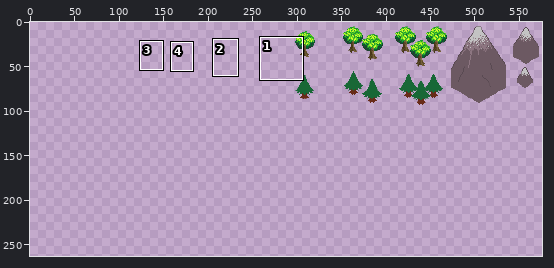
File history of a sprite sheet, data/sprites/feature.png. The first picture is a wide view before the edit; the outline marks the close-up.
Close-up. The starting point:
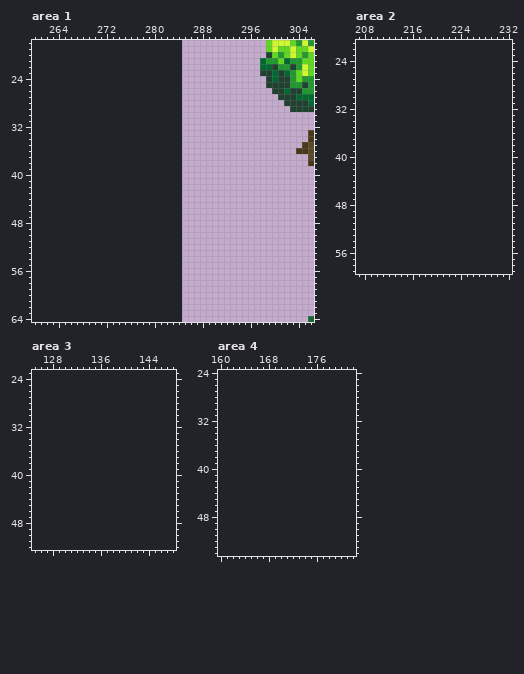
The file is 454x185 pixels. Shown: area 1: x 260..306, y 18..64; area 2: x 207..232, y 21..59; area 3: x 125..148, y 23..52; area 4: x 160..182, y 24..54. The old version is drawn lined up with the new one, on the new canvas. The wide view leaves out empty margins. The commit also changed other parts of the picture, which this record leaves out.
The result:
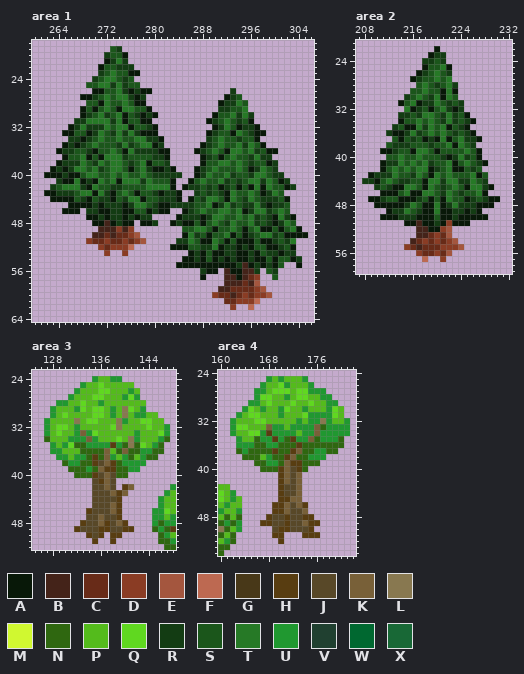
Palette (. is transparent): A #081808  B #442319  C #682b18  D #8a3c24  E #a4563e  F #bd6951  G #483818  H #583d11  J #584828  K #786038  L #887850  M #d0f830  N #2f6710  P #54bb1c  Q #60d820  R #133c13  S #1b561b  T #267926  U #209830  V #204030  W #006830  X #186836
Diff:
canvas 454x185 -> 576x379, the old top-left corner now at 285,-19 (the part of the old canvas that was cut away was empty and is not shown)
Area 1:
y 18: x 299..306 QMMMQUMU -> ........
y 19: x 273..274 .. -> SR; x 299..306 QMQQMQQM -> ........
y 20: x 272..275 .... -> RSSA; x 299..306 VQUQMQUQ -> ........
y 21: x 272..275 .... -> ARTR; x 298..306 WUUQWUUQQ -> .........
y 22: x 271..276 ...... -> ASSRRR; x 298..306 WWVUUVUMQ -> .........
y 23: x 271..277 ....... -> RSTSSAA; x 298..306 VVWVWUQMQ -> .........
y 24: x 270..276 ....... -> RSTTSRS; x 299..306 VWVVUQUU -> ........
y 25: x 269..277 ......... -> SSTTRTRSS; x 299..306 VVVVUUVU -> ........
y 26: x 270..279 .......... -> AASSTRARAA; x 293 . -> R; x 300..306 VVWVVUU -> .......
y 27: x 268..278 ........... -> AARSTSTTRAR; x 292..294 ... -> ARS; x 301..306 VVVWWW -> ......
y 28: x 269..278 .......... -> SSATSSTSAA; x 291..295 ..... -> ARRTS; x 302..306 VVVVW -> .....
y 29: x 268..279 ............ -> ASASTSATTSSA; x 291..295 ..... -> RRSST; x 303..306 VVVV -> ....
y 30: x 268..280 ............. -> ARSTRSTASRARA; x 290..296 ....... -> ASSTRTR
y 31: x 267..279 ............. -> RRTTTTRTASSAA; x 289..296 ........ -> ARSTSRSA
y 32: x 266..280 ............... -> ARTRRRTSTTASSRA; x 290..297 ........ -> ARTSARRA
y 33: x 265..280 ................ -> AASSARTSRTRTRAAA; x 289..298 .......... -> ARSSATSRAA; x 306 G -> .
y 34: x 266..281 ................ -> RRARSTSSTSSTTRRA; x 289..297 ......... -> RSTSSRSSA; x 306 G -> .
y 35: x 265..281 ................. -> ARARSTSSSRTRSTTAR; x 288..298 ........... -> ARSTSSTRTSA; x 305..306 GJ -> ..
y 36: x 264..282 ................... -> ARRSSRASSTSATRRRRAA; x 287..300 .............. -> ARSTSATTSTRSAA; x 304..306 GGJ -> ...
y 37: x 265..282 .................. -> ASSTASATTTRSSSSRRA; x 288..299 ............ -> ARSASTSSRTRR; x 306 J -> .
y 38: x 264..282 ................... -> ARRRTSRTSTTSRSTASSR; x 288..300 ............. -> ASSTTSTSRSSAR; x 306 G -> .
y 39: x 263..283 ..................... -> ARARTTSTRSTTSASTRAARA; x 287..300 .............. -> ARSTSSSTSARTSR
y 40: x 262..284 ....................... -> AAARAASTTSSTSTSSTSRRRRR; x 287..301 ............... -> ARTSSTRSSRTTSRR
y 41: x 264..283 .................... -> RAATARATSTATTTRTSSSA; x 286..302 ................. -> ASTSSTRSRSTTRTSAR
y 42: x 263..283 ..................... -> RSTTTRATSSRRSSSSTTTTA; x 285..303 ................... -> ARRSRSARSASATATSSAR
y 43: x 262..284 ....................... -> AARRRSTTATRASTSASSRARRA; x 287..301 ............... -> RSRSRATSSTSARTS
y 44: x 263..284 ...................... -> AAAASRASRRASRTTASSRRRA; x 286..302 ................. -> ASRTTSATSRTSRRRSA
y 45: x 266..302 ..................................... -> AAAARARRRARTTSRAARRRRSSTARTRSRRTRARRS
y 46: x 265..267 ... -> AAA; x 269..282 .............. -> RRAARRAASSARAA; x 285..302 .................. -> ARSTSSTTSTARTTRSTS
y 47: x 269..279 ........... -> AARARRARARR; x 284..303 .................... -> ARRRARTTSSTSTRSRATRA
y 48: x 270..276 ....... -> AABARAA; x 278..280 ... -> AAR; x 283..303 ..................... -> ARAASASTSRTSSTRSRARTS
y 49: x 271..276 ...... -> BBBDBD; x 285..304 .................... -> SSTTSASSTSASTAASASTA
y 50: x 270..277 ........ -> BBCBCCDE; x 285..305 ..................... -> ATRSASSTASARSTTRSAAAA
y 51: x 269..278 .......... -> DCCDCCDCDE; x 284..303 .................... -> RRTSAATSASAAASAARSRT
y 52: x 271..276 ...... -> DCDDDF; x 283..303 ..................... -> AAASSRRTARRARASSAARSA
y 53: x 272 . -> D; x 275 . -> D; x 286..303 .................. -> ARASAARRAARASRRARR
y 54: x 285..304 .................... -> AARASARARAARAASASSAR
y 55: x 284..301 .................. -> AAAAAAAAAARBARARAS; x 304 . -> A
y 56: x 288..290 ... -> RAA; x 292..297 ...... -> BAABBR; x 299..300 .. -> SR
y 57: x 288 . -> A; x 292..297 ...... -> BBABCD; x 300 . -> S
y 58: x 292..297 ...... -> BBBCBE
y 59: x 291..298 ........ -> BBCCCCDE
y 60: x 290..299 .......... -> DCCBCDCDDE
y 61: x 292..297 ...... -> CCDDDF
y 62: x 293 . -> D; x 296 . -> F
y 64: x 306 X -> .
Area 2:
y 22: x 220 . -> A
y 23: x 219..221 ... -> ARR
y 24: x 218..221 .... -> RRSR
y 25: x 218..222 ..... -> ASSTA
y 26: x 217..222 ...... -> ARSTSR
y 27: x 216..222 ....... -> ARSSTST
y 28: x 217..223 ....... -> STSRSTR
y 29: x 216..223 ........ -> SSTSSATA
y 30: x 215..223 ......... -> RSTSRTATS
y 31: x 214..224 ........... -> ASTARRTSRSR
y 32: x 215..224 .......... -> TARSASTRAR
y 33: x 214..225 ............ -> RRSRTTSRTRSA
y 34: x 214..226 ............. -> ASSTSTSRTRSRA
y 35: x 213..225 ............. -> RSAATRTSTASRA
y 36: x 212..226 ............... -> RAARTRSTSTSRSRA
y 37: x 213..227 ............... -> SASRSARATASTRRA
y 38: x 212..226 ............... -> SRRRSSSRSSTATSR
y 39: x 211..227 ................. -> AARSSATTSASSSSTSA
y 40: x 212..227 ................ -> SSTSSTSSSRARTRSA
y 41: x 211..228 .................. -> ARRTSTSTRSSTASTSRA
y 42: x 211..227 ................. -> ASTSTSTTARSTAASRS
y 43: x 209..228 .................... -> ARRRTSSRTSATSTSSSTAS
y 44: x 208..228 ..................... -> RRASTSRRSSATTRTTRRTSR
y 45: x 210..229 .................... -> RSRAATTSATSRSTSATTRA
y 46: x 211..228 .................. -> AAASTAATTSRTSRSSTA
y 47: x 209..230 ...................... -> AARSSAAARSASATSSARSRAA
y 48: x 210..229 .................... -> AAAAARTSAATARTRRRAAA
y 49: x 212..227 ................ -> ARRTSRAATAARRARA
y 50: x 211..228 .................. -> AAARRRAAASAARAAAAA
y 51: x 215..225 ........... -> AABAARADAAA
y 52: x 217..222 ...... -> BBAADE
y 53: x 217..222 ...... -> BBCDCE
y 54: x 216..223 ........ -> BCDCDCDE
y 55: x 215..224 .......... -> DCBCCCDDDE
y 56: x 217..222 ...... -> DCCDCE
y 57: x 218 . -> F; x 221 . -> D
Area 3:
y 24: x 135..139 ..... -> UPPUU
y 25: x 133..141 ......... -> UPPQPPPPP
y 26: x 132..142 ........... -> UPPPQQPPPUP
y 27: x 131..142 ............ -> UPPPQQPPPUQU
y 28: x 129..143 ............... -> UUPPQPPUPPPPPPP
y 29: x 128..143 ................ -> UPPPUQPQQPUPLQPU
y 30: x 128..145 .................. -> UPQPPPPQQPUPLPUUPP
y 31: x 127..146 .................... -> UPPPPLPQQPPPLUPPQQPP
y 32: x 127..147 ..................... -> UPQQPUPPPPPQLPPPPQPPU
y 33: x 127..147 ..................... -> UPQPPUKUQPPPPPPUPPPQU
y 34: x 127..147 ..................... -> NPPPUUUKUPPPQPLUPPPUN
y 35: x 128..146 ................... -> UPUQNNUUUUHUNLNQPUN
y 36: x 128..146 ................... -> UUPPPNNNNKPNKNNUUNN
y 37: x 129..145 ................. -> UUPUUNHNKUPUNPUNN
y 38: x 130..143 .............. -> NUUNNHJKHNUUUU
y 39: x 131..142 ............ -> NNNUNKHHNNUU
y 40: x 132..140 ......... -> NNNHJKJNN
y 41: x 135..138 .... -> JHKJ
y 42: x 135..138 .... -> JJKJ; x 140..141 .. -> HK; x 148 . -> U
y 43: x 135..140 ...... -> JJJKHK; x 147..148 .. -> UP
y 44: x 135..139 ..... -> JJJJH; x 146..148 ... -> UPP
y 45: x 135..139 ..... -> JJJKH; x 146..148 ... -> UPP
y 46: x 134..139 ...... -> HJJJKH; x 145..148 .... -> UUQP
y 47: x 134..139 ...... -> JJKJJH; x 145..148 .... -> UUPU
y 48: x 133..140 ........ -> HJJKHJKH; x 145..148 .... -> UNUU
y 49: x 132..141 .......... -> HJJJHHJJHH; x 145..148 .... -> NUNH
y 50: x 134..136 ... -> HJH; x 138..139 .. -> HH; x 146..148 ... -> NUP
y 51: x 135 . -> H; x 138 . -> H; x 146..148 ... -> NNU
y 52: x 147..148 .. -> NN
Area 4:
y 25: x 168..174 ....... -> UPUPPPU
y 26: x 167..175 ......... -> UPPQUPPPU
y 27: x 166..177 ............ -> UUPQQQPQQUUU
y 28: x 166..178 ............. -> UQQPPUPQQPPUU
y 29: x 165..179 ............... -> UUPQPPPQPPQPPUU
y 30: x 164..180 ................. -> UQPUPPUQPPUPPPUQP
y 31: x 163..180 .................. -> UPQQPPPUPPPQUUUUQP
y 32: x 162..181 .................... -> UPPPQQPPPPPUPUULUPPU
y 33: x 162..181 .................... -> UQQPPPKUUPUUUUKNUUUU
y 34: x 162..181 .................... -> UPPQQUHUUUUPUUKUUUUU
y 35: x 163..180 .................. -> UPPNUUHUNHUUKNUUUN
y 36: x 163..180 .................. -> UUUNNUUNNNHNNNNNNN
y 37: x 163..179 ................. -> NUNNNNHNNHKNNUUNN
y 38: x 164..177 .............. -> NNNPUNNHKNNUUU
y 39: x 166..176 ........... -> NNUUNKHHNNN
y 40: x 167..174 ........ -> NNNHKJHN
y 41..42: x 170..173 .... -> HKJK
y 43: x 160..161 .. -> PP; x 170..173 .... -> HJJK
y 44: x 160..162 ... -> QPU; x 170..173 .... -> HJJK
y 45: x 160..163 .... -> QPUP; x 170..173 .... -> HHKK
y 46: x 160..163 .... -> PUPP; x 169..174 ...... -> HHKJKH
y 47: x 160..163 .... -> UPPU; x 169..174 ...... -> HHKJJK
y 48: x 160..163 .... -> PNPN; x 168..175 ........ -> HJJHJJHH
y 49: x 160..163 .... -> NUNU; x 167..176 .......... -> HHJJHJJKHH
y 50: x 160..163 .... -> LNPU; x 169..175 ....... -> JHHJJJH
y 51: x 160..162 ... -> NPN; x 169..170 .. -> HH; x 174..176 ... -> HHH
y 52: x 160..162 ... -> PUN; x 170 . -> H
y 53: x 160..161 .. -> NN
y 54: x 160 . -> N
Where, in picture pixels (left, top, right, bottom), the same in both close-ups:
changed: (44, 40, 314, 310)
erased: (308, 316, 314, 322)
added: (362, 46, 500, 262)
added: (44, 376, 176, 550)
added: (218, 376, 350, 556)
